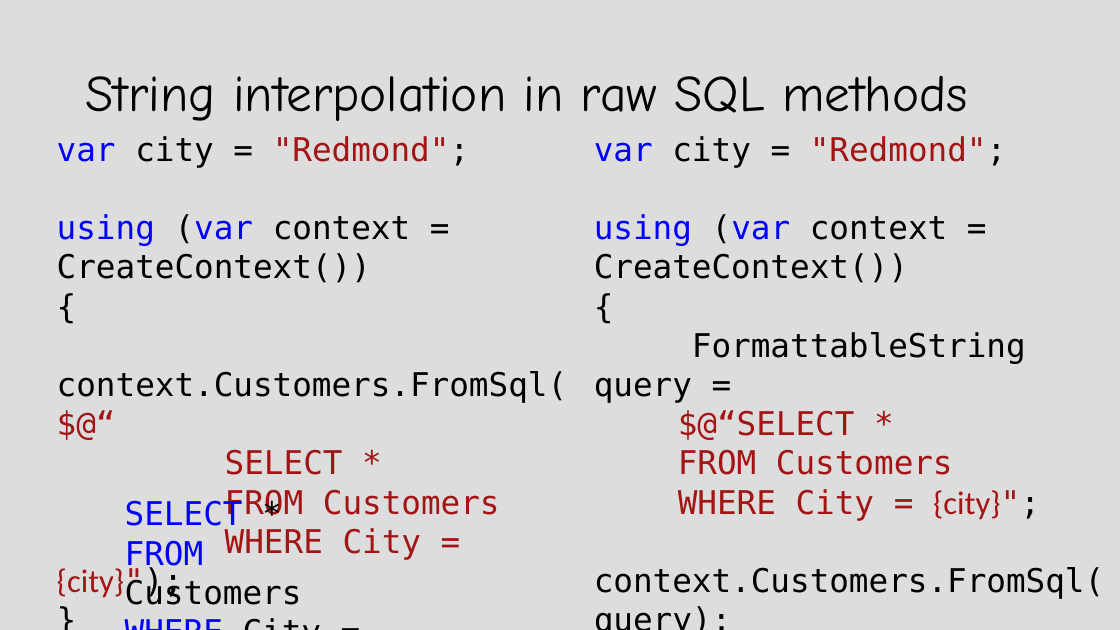
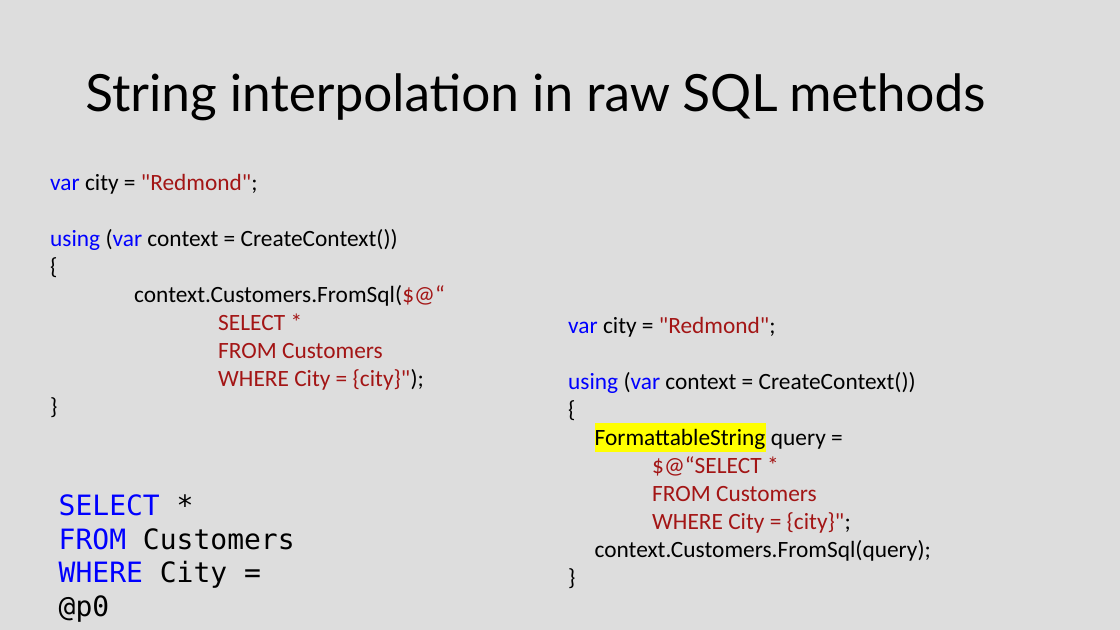
Before and after one commit to cwoodruff/DebuggingEFCoreMSSQL, a slide deck: slide 20 of Behind the LINQ- Diagnosing What EF Core Is Really Doing to Your Database.pptx (slide 19 before the commit). Drawn at 1120x630 pixels with LibreOffice and Linux fonts; fonts in the diff are those of the drawing. Boxes give left, top, right and bottom in pixels: in the first picture for what was removed or moved away, otherwise in the second. Text is boxed around its words. In the diff, an @@ line names an element or a change of style, - is before the commit and + after.

```diff
--- a/Behind the LINQ- Diagnosing What EF Core Is Really Doing to Your Database.pptx
+++ b/Behind the LINQ- Diagnosing What EF Core Is Really Doing to Your Database.pptx
@@ title "String interpolation in raw SQL ..." at (85,73,985,120): font Comic Neue to Lato @@
@@ text "var city = "Redmond";": place and size @@
-text "var city = "Redmond";" at (57,136,1104,601)
+text "var city = "Redmond";" at (50,173,445,390)
@@ text "var city = "Redmond";" at (50,173,445,390): size 28 to 20 pt, font DejaVu Sans Mono to Calibri @@
@@ text "var city = "Redmond";": place and size @@
-text "var city = "Redmond";" at (594,136,1104,599)
+text "var city = "Redmond";" at (568,316,931,561)
@@ text "var city = "Redmond";" at (568,316,931,561): size 28 to 20 pt, font DejaVu Sans Mono to Calibri; highlight none to #FFFF00 in "FormattableString" @@
@@ text "SELECT *": place and size @@
-text "SELECT *" at (225,449,500,560)
+text "SELECT *" at (59,494,295,622)
@@ text "SELECT *" at (59,494,295,622): size 28 to 24 pt @@
```
Also in this commit, not shown: 3 other slides changed, 2 slides added, 1 slide removed.
